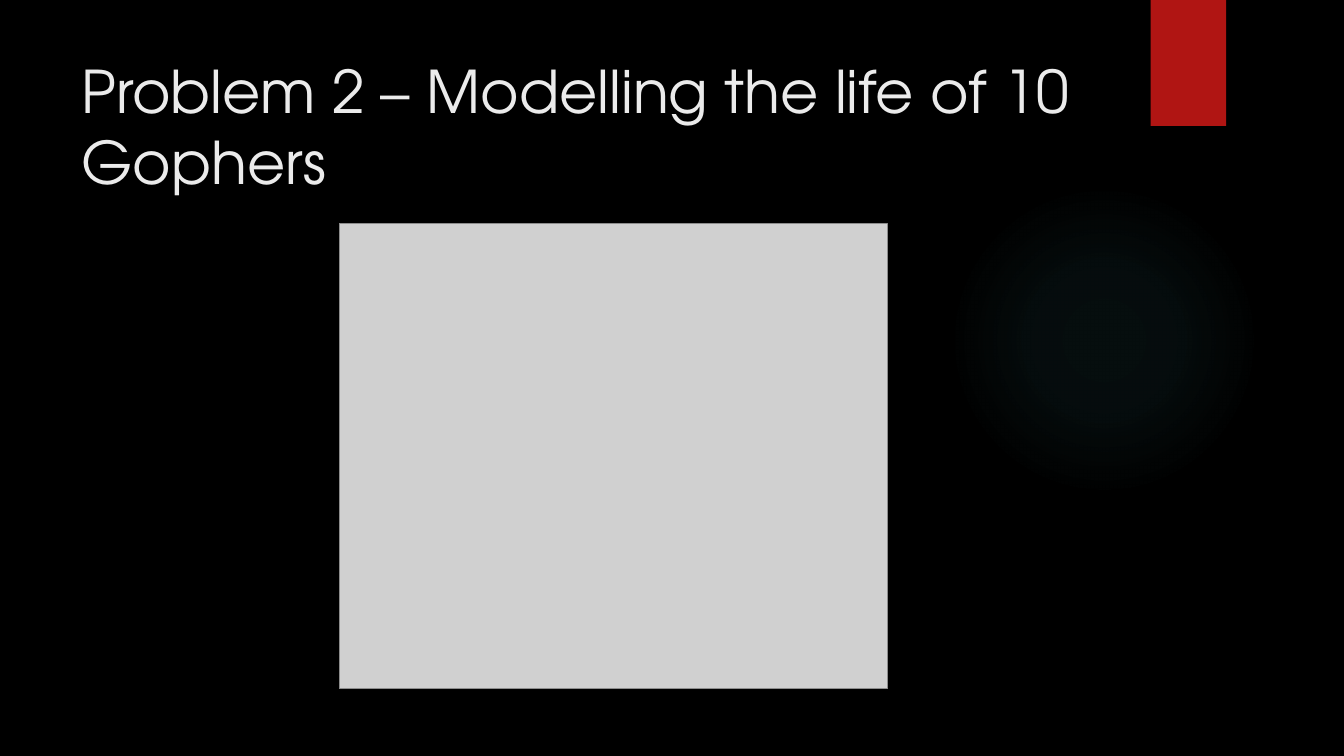
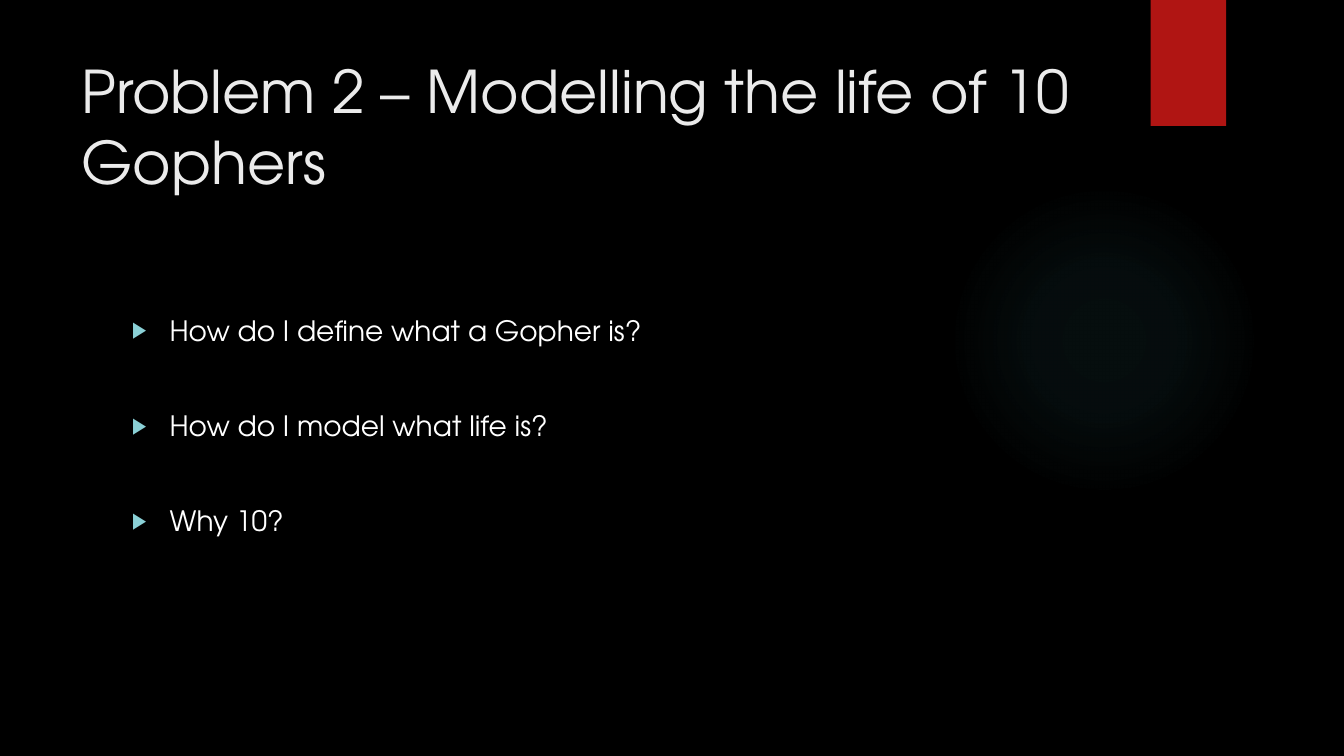
Before and after one commit to jaminologist/GopherLife, a slide deck: slide 9 of GopherLife.pptx. Drawn at 1344x756 pixels with LibreOffice and Linux fonts; fonts in the diff are those of the drawing; grey boxes stand for pictures; background and template pictures are left out. Boxes give left, top, right and bottom in pixels: in the first picture for what was removed or moved away, otherwise in the second. Text is boxed around its words. In the diff, an @@ line names an element or a change of style, - is before the commit and + after.

```diff
--- a/GopherLife.pptx
+++ b/GopherLife.pptx
@@ picture removed at <box>339,224,887,689</box> @@
@@ text added at <box>170,320,641,537</box>, 20 pt, text #FFFFFF @@
+▶ How do I define what a Gopher is?
+▶ How do I model what life is?
+▶ Why 10?
```
Also in this commit, not shown: 4 other slides changed, 5 slides added, 1 slide removed, 2 other files.
